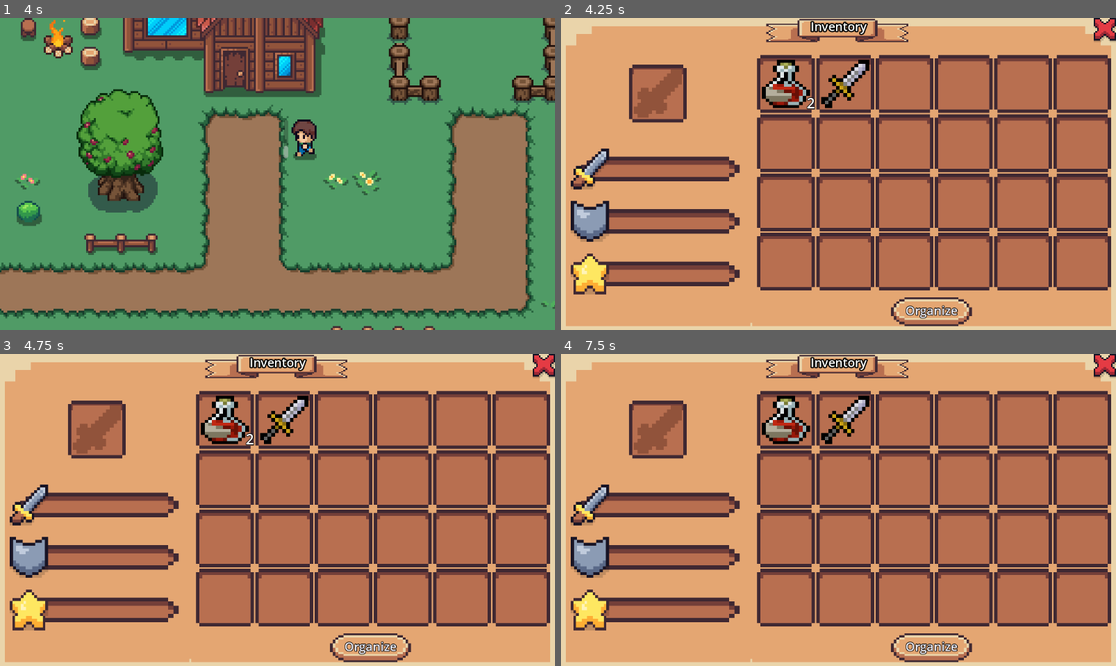
Above: before the commit, frames 1-4 (two rows, left to right).
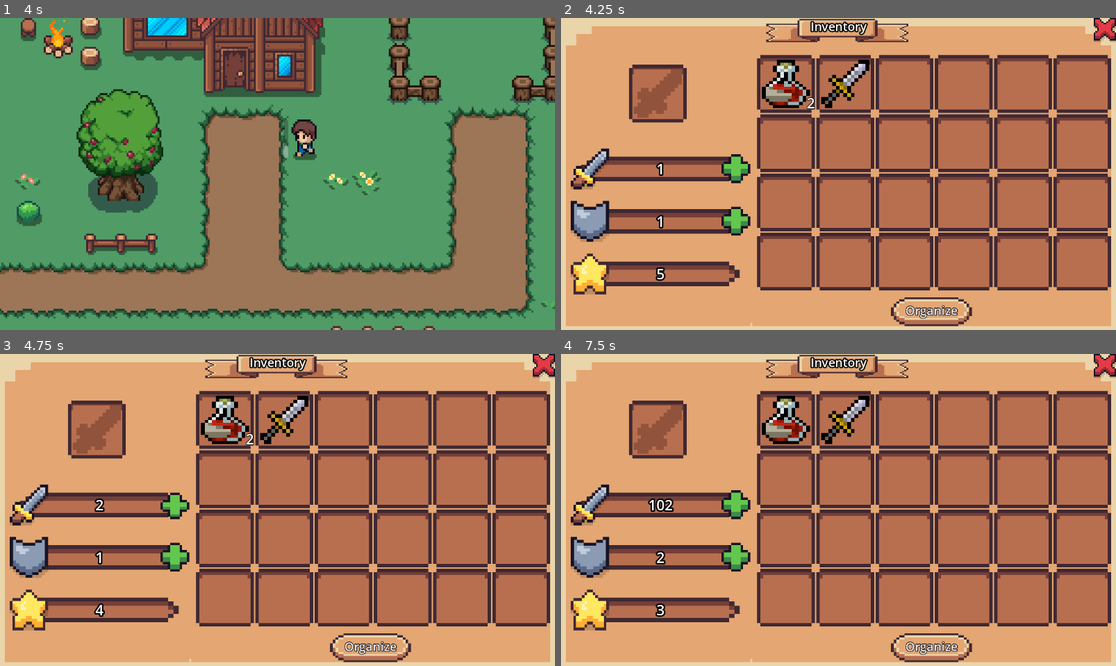
Above: after the commit, the same moments.

Repository: Xxh616/RPGGame
Game: Godot game, scene res://scenes/hometown.tscn
Two runs of this game, one before a commit and one after it. Both use one fixed random seed, a clock stepped at 60 frames per second and the inputs below.
Inputs (mouse positions are in pixels of both pictures, inside the frame that each line leads up to):
- Up to frame 1 (4 s): move the mouse to (399, 158) at 0.52 s; hold Right (ui_right) 0.53-1.28 s; hold E (attack) 0.53-1.28 s; click (399, 158) at 0.67 s; move the mouse to (166, 189) at 1.27 s; hold Down (ui_down) 1.28-2.03 s; tap E (attack) at 1.35, 2.3, 2.85 s; move the mouse to (333, 105) at 2.02 s; hold Right (ui_right) 2.03-2.78 s; hold T (pickup_item) 2.03-2.78 s; move the mouse to (249, 236) at 2.77 s; hold Up (ui_up) 2.78-3.53 s; click (249, 236) at 2.92 s; move the mouse to (444, 220) at 3.52 s; hold Left (ui_left) from 3.53 s (still down); hold E (attack) from 3.53 s (still down)
- Up to frame 2 (4.25 s): keep holding Left (ui_left); keep holding E (attack); tap I (toggle_inventory) at 4.15 s
- Up to frame 3 (4.75 s): release Left (ui_left) at 4.25 s; release E (attack) at 4.25 s; click (177, 503) at 4.27 s
- Up to frame 4 (7.5 s): click (738, 556) at 5.02 s; click "Organize" at 5.75 s; tap Enter at 6.5 s; move the mouse to (655, 428) at 6.52 s; hold Left (ui_left) 6.53-7.28 s; tap T (pickup_item) at 6.6 s; click (655, 428) at 6.67 s; tap E (attack) at 6.8 s; tap Space at 7.25 s; move the mouse to (788, 419) at 7.27 s; hold Down (ui_down) from 7.28 s (still down); hold E (attack) from 7.28 s (still down); click (788, 419) at 7.42 s

Frame 1 is identical in both runs. In frame 2, 0.8% of the frame differs, in the area x 17-35%, y 43-85%; in frame 3, 0.8%; in frame 4, 1.0%, in the area x 15-35%, y 43-85%.

Commit message:
Modify: Inventory.gd,Inventory.tscn and item.gd.Function:Now you can click the close button to close the backpack. You can also view the current character's attack power and defense power from the backpack, and use the attribute points in the backpack to customize and enhance the attack or defense. At the same time, the interaction between weapons, potions and character attributes has also been achieved

Diff:
--- a/Resources/Items/HealthPotion.tres
+++ b/Resources/Items/HealthPotion.tres
@@ -15,4 +15,7 @@
 max_stack = 2
 description = "恢复 50 点生命。"
 type = 1
+attack = 100
+defense = 0
+buff_duration = 10.0
 metadata/_custom_type_script = "uid://chij6v1mtnjmj"
--- a/Resources/Items/Sword_I.tres
+++ b/Resources/Items/Sword_I.tres
@@ -13,6 +13,8 @@
 name = "Sword I"
 icon = SubResource("AtlasTexture_bsdqo")
 max_stack = 1
-description = "\"增加20点攻击力\""
+description = "\"增加5点攻击力\""
 type = 0
+attack = 5
+defense = 0
 metadata/_custom_type_script = "uid://chij6v1mtnjmj"
--- a/scenes/Inventory/inventory_ui.tscn
+++ b/scenes/Inventory/inventory_ui.tscn
@@ -52,6 +52,34 @@
 atlas = ExtResource("3_8faus")
 region = Rect2(177, 17, 14, 14)
 
+[sub_resource type="AtlasTexture" id="AtlasTexture_y4t5h"]
+atlas = ExtResource("3_8faus")
+region = Rect2(130, 82, 12, 12)
+
+[sub_resource type="StyleBoxTexture" id="StyleBoxTexture_8ljgg"]
+texture = SubResource("AtlasTexture_y4t5h")
+
+[sub_resource type="AtlasTexture" id="AtlasTexture_8faus"]
+atlas = ExtResource("3_8faus")
+region = Rect2(114, 82, 12, 12)
+
+[sub_resource type="StyleBoxTexture" id="StyleBoxTexture_0hb5n"]
+texture = SubResource("AtlasTexture_8faus")
+
+[sub_resource type="StyleBoxTexture" id="StyleBoxTexture_lmqty"]
+texture = SubResource("AtlasTexture_y4t5h")
+
+[sub_resource type="AtlasTexture" id="AtlasTexture_043bo"]
+atlas = ExtResource("3_8faus")
+region = Rect2(98, 82, 12, 12)
+
+[sub_resource type="StyleBoxTexture" id="StyleBoxTexture_q133r"]
+content_margin_left = 30.0
+content_margin_top = 30.0
+content_margin_right = 30.0
+content_margin_bottom = 30.0
+texture = SubResource("AtlasTexture_043bo")
+
 [sub_resource type="AtlasTexture" id="AtlasTexture_iradw"]
 atlas = ExtResource("3_8faus")
 region = Rect2(162, 17, 12, 14)
@@ -189,6 +217,24 @@
 size_flags_horizontal = 0
 texture = SubResource("AtlasTexture_rmxcj")
 
+[node name="AttackLabel" type="Label" parent="InventoryMargin/VBoxSplit/BottomMargin/HBoxSplit/LeftMargin/LeftVBox/AttributeMargin/AttributeVBox/AttackMargin"]
+layout_mode = 2
+size_flags_horizontal = 4
+theme_override_colors/font_outline_color = Color(0, 0, 0, 1)
+theme_override_constants/outline_size = 12
+theme_override_font_sizes/font_size = 30
+text = "256"
+
+[node name="AttackAddButton" type="Button" parent="InventoryMargin/VBoxSplit/BottomMargin/HBoxSplit/LeftMargin/LeftVBox/AttributeMargin/AttributeVBox/AttackMargin"]
+layout_mode = 2
+size_flags_horizontal = 8
+size_flags_vertical = 4
+focus_mode = 0
+theme_override_styles/hover_pressed = SubResource("StyleBoxTexture_8ljgg")
+theme_override_styles/hover = SubResource("StyleBoxTexture_0hb5n")
+theme_override_styles/pressed = SubResource("StyleBoxTexture_lmqty")
+theme_override_styles/normal = SubResource("StyleBoxTexture_q133r")
+
 [node name="DefenseMargin" type="MarginContainer" parent="InventoryMargin/VBoxSplit/BottomMargin/HBoxSplit/LeftMargin/LeftVBox/AttributeMargin/AttributeVBox"]
 layout_mode = 2
 theme_override_constants/margin_left = 10
@@ -205,6 +251,24 @@
 size_flags_horizontal = 0
 texture = SubResource("AtlasTexture_iradw")
 
+[node name="DefenseLabel" type="Label" parent="InventoryMargin/VBoxSplit/BottomMargin/HBoxSplit/LeftMargin/LeftVBox/AttributeMargin/AttributeVBox/DefenseMargin"]
+layout_mode = 2
+size_flags_horizontal = 4
+theme_override_colors/font_outline_color = Color(0, 0, 0, 1)
+theme_override_constants/outline_size = 12
+theme_override_font_sizes/font_size = 30
+text = "256"
+
+[node name="DefenseAddButton" type="Button" parent="InventoryMargin/VBoxSplit/BottomMargin/HBoxSplit/LeftMargin/LeftVBox/AttributeMargin/AttributeVBox/DefenseMargin"]
+layout_mode = 2
+size_flags_horizontal = 8
+size_flags_vertical = 4
+focus_mode = 0
+theme_override_styles/hover_pressed = SubResource("StyleBoxTexture_8ljgg")
+theme_override_styles/hover = SubResource("StyleBoxTexture_0hb5n")
+theme_override_styles/pressed = SubResource("StyleBoxTexture_lmqty")
+theme_override_styles/normal = SubResource("StyleBoxTexture_q133r")
+
 [node name="StatPointsMargin" type="MarginContainer" parent="InventoryMargin/VBoxSplit/BottomMargin/HBoxSplit/LeftMargin/LeftVBox/AttributeMargin/AttributeVBox"]
 layout_mode = 2
 theme_override_constants/margin_left = 10
@@ -219,6 +283,14 @@
 layout_mode = 2
 size_flags_horizontal = 0
 texture = SubResource("AtlasTexture_eifbp")
+
+[node name="StatPointsLabel" type="Label" parent="InventoryMargin/VBoxSplit/BottomMargin/HBoxSplit/LeftMargin/LeftVBox/AttributeMargin/AttributeVBox/StatPointsMargin"]
+layout_mode = 2
+size_flags_horizontal = 4
+theme_override_colors/font_outline_color = Color(0, 0, 0, 1)
+theme_override_constants/outline_size = 12
+theme_override_font_sizes/font_size = 30
+text = "256"
 
 [node name="RightMargin" type="MarginContainer" parent="InventoryMargin/VBoxSplit/BottomMargin/HBoxSplit"]
 layout_mode = 2
@@ -338,3 +410,5 @@
 [node name="ContextMenu" type="PopupMenu" parent="."]
 
 [connection signal="pressed" from="InventoryMargin/VBoxSplit/TopMargin/CloseButton" to="." method="_on_close_button_pressed"]
+[connection signal="pressed" from="InventoryMargin/VBoxSplit/BottomMargin/HBoxSplit/LeftMargin/LeftVBox/AttributeMargin/AttributeVBox/AttackMargin/AttackAddButton" to="." method="_on_attack_add_button_pressed"]
+[connection signal="pressed" from="InventoryMargin/VBoxSplit/BottomMargin/HBoxSplit/LeftMargin/LeftVBox/AttributeMargin/AttributeVBox/DefenseMargin/DefenseAddButton" to="." method="_on_defense_add_button_pressed"]
--- a/scripts/Inventory/inventory_ui.gd
+++ b/scripts/Inventory/inventory_ui.gd
@@ -2,9 +2,6 @@
 extends MarginContainer
 class_name InventoryUI
 var last_slot_idx: int = -1
-
-
-
 # —— Inspector 配置 ——
 @onready var inventory = inventory_autoload
 @export var weapon_slot_node: NodePath
@@ -16,7 +13,11 @@
 @onready var weapon_slot = get_node(weapon_slot_node) as ItemSlot
 @onready var grid        = get_node(item_slots_grid) as GridContainer
 @onready var context_menu = $ContextMenu as PopupMenu
-
+@onready var attack_label  = $InventoryMargin/VBoxSplit/BottomMargin/HBoxSplit/LeftMargin/LeftVBox/AttributeMargin/AttributeVBox/AttackMargin/AttackLabel   as Label
+@onready var statpoints_label  = $InventoryMargin/VBoxSplit/BottomMargin/HBoxSplit/LeftMargin/LeftVBox/AttributeMargin/AttributeVBox/StatPointsMargin/StatPointsLabel   as Label
+@onready var defense_label = $InventoryMargin/VBoxSplit/BottomMargin/HBoxSplit/LeftMargin/LeftVBox/AttributeMargin/AttributeVBox/DefenseMargin/DefenseLabel  as Label
+@onready var attack_add_button= $InventoryMargin/VBoxSplit/BottomMargin/HBoxSplit/LeftMargin/LeftVBox/AttributeMargin/AttributeVBox/AttackMargin/AttackAddButton as Button
+@onready var defense_add_button=$InventoryMargin/VBoxSplit/BottomMargin/HBoxSplit/LeftMargin/LeftVBox/AttributeMargin/AttributeVBox/DefenseMargin/DefenseAddButton as Button
 var item_slots := []  # 存所有背包格实例
 
 func _ready() -> void:
@@ -79,10 +80,25 @@
 func _on_context_menu_id_pressed(id: int) -> void:
 	match id:
 		0:
+			var wid = inventory.equipment[0]
+			if wid != "":
+				var w = inventory.get_item_resource(wid)
+				global.player_attack  -= w.attack
+				global.player_defense -= w.defense
 			inventory.unequip_slot(0)
+
 		1:
+			var sid = inventory.get_slot_id(last_slot_idx)
+			var w   = inventory.get_item_resource(sid)
+			global.player_attack  += w.attack
+			global.player_defense += w.defense
 			inventory.equip_slot(0, last_slot_idx)
 		2:
+			var sid = inventory.get_slot_id(last_slot_idx)
+			if sid != "":
+				var itm = inventory.get_item_resource(sid)
+				if itm and itm.id == "health_potion":
+					_apply_attack_potion_buff(itm)
 			inventory.use_item_by_slot(last_slot_idx)
 		3:
 			# 区分装备槽（-1）和背包槽（>=0）
@@ -97,6 +113,7 @@
 				var cnt = inventory.get_count_by_slot(last_slot_idx)
 				inventory.remove_item_by_slot(last_slot_idx, cnt)
 				_spawn_drop(sid, cnt)
+
 	_refresh_ui()
 func _spawn_drop(item_id: String, count: int) -> void:
 	# 1) 实例化掉落场景
@@ -134,12 +151,25 @@
 		push_error("InventoryUI: 未找到物品资源，id=" + sid)
 		return
 	if itm.type == Item.ItemType.Weapon:
+		# 装备
+		global.player_attack  += itm.attack
+		global.player_defense += itm.defense
 		inventory.equip_slot(0, slot_idx)
+
 	elif itm.type == Item.ItemType.Consumable:
+
 		inventory.use_item_by_slot(slot_idx)
+		if itm.id == "health_potion":
+			#global.player_health = min(global.player_health + 20, global.player_max_health)
+			_apply_attack_potion_buff(itm)
 	_refresh_ui()
 
 func _on_weapon_slot_clicked(_idx: int) -> void:
+	var wid = inventory.equipment[0]
+	if wid != "":
+		var w = inventory.get_item_resource(wid)
+		global.player_attack  -= w.attack
+		global.player_defense -= w.defense
 	inventory.unequip_slot(0)
 	_refresh_ui()
 func _on_inventory_changed(item_id: String, index: int)-> void:
@@ -150,7 +180,16 @@
 # —— 刷新界面 ——
 
 func _refresh_ui() -> void:
-	# —— 装备槽 ——
+	if global.player_status <= 0:
+		attack_add_button.disabled=true
+		defense_add_button.disabled=true
+	else:
+		attack_add_button.disabled=false
+		defense_add_button.disabled=false
+	attack_label.text  = "%d"%global.player_attack
+	defense_label.text = "%d"%global.player_defense
+	statpoints_label.text="%d"%global.player_status
+	# —— 装备槽
 	var id = inventory.equipment[0]
 	if id != "":
 		var it = inventory.get_item_resource(id)
@@ -170,7 +209,40 @@
 			slot.set_item(sid, it.icon, cnt)
 		else:
 			slot.clear_item()
-
+func _update_player_stats() -> void:
+	var wid = inventory.equipment[0]
+	if wid != "":
+		var w = inventory.get_item_resource(wid)
+		global.player_attack  += w.attack
+		global.player_defense += w.defense
 
 func _on_close_button_pressed() -> void:
 	hide()
+
+
+func _on_attack_add_button_pressed() -> void:
+	if global.player_status>0:
+		global.player_attack+=1
+		global.player_status-=1
+		_refresh_ui()
+
+
+func _on_defense_add_button_pressed() -> void:
+	if global.player_status>0:
+		global.player_defense+=1
+		global.player_status-=1
+		_refresh_ui()
+func _apply_attack_potion_buff(itm: Item) -> void:
+	var bonus   = itm.attack
+	var duration = itm.buff_duration
+
+	# 1) 立即加上
+	global.player_attack += bonus
+	_refresh_ui()
+
+	# 2) 异步等待
+	await get_tree().create_timer(duration).timeout
+
+	# 3) 到时撤销增益
+	global.player_attack -= bonus
+	_refresh_ui()
--- a/scripts/Inventory/item.gd
+++ b/scripts/Inventory/item.gd
@@ -18,3 +18,6 @@
 # （可选）其它属性，比如描述、价值、类型、效果脚本……
 @export var description: String = ""
 @export var type: ItemType = ItemType.Misc
+@export var attack:int=0
+@export var defense:int=0
+@export var buff_duration: float = 10.0
--- a/scripts/global.gd
+++ b/scripts/global.gd
@@ -6,7 +6,9 @@
 var player_current_attack: bool = false
 var player_regen_rate: int = 5
 var player_regen_interval: float = 3.0
-
+var player_attack:int =1
+var player_defense:int=1
+var player_status:int=5
 # 🌍 场景管理
 var current_scene: String = "world"
 var transition_scene: bool = false
Not shown: 1 places in scenes/Inventory/inventory_ui.tscn that only renumber resources
